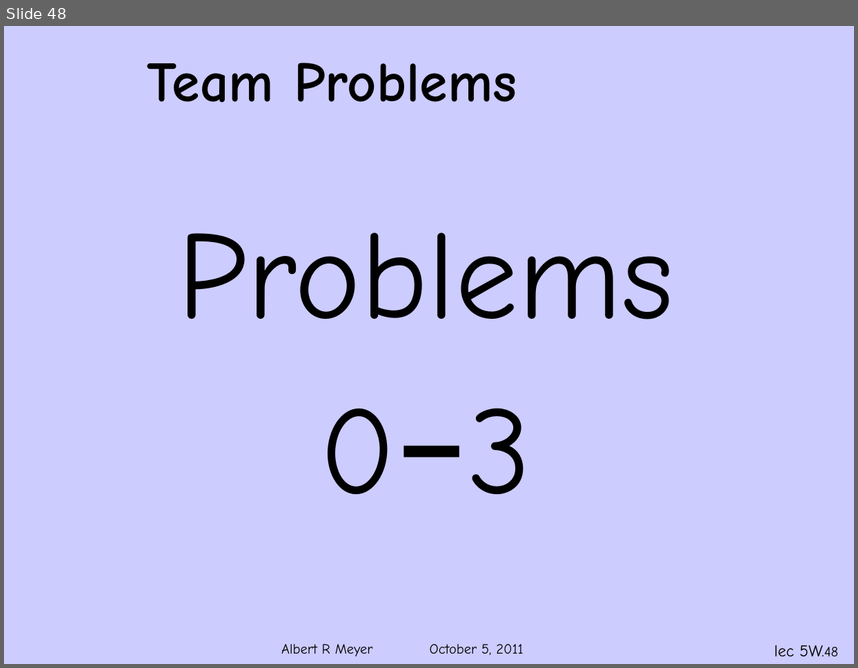
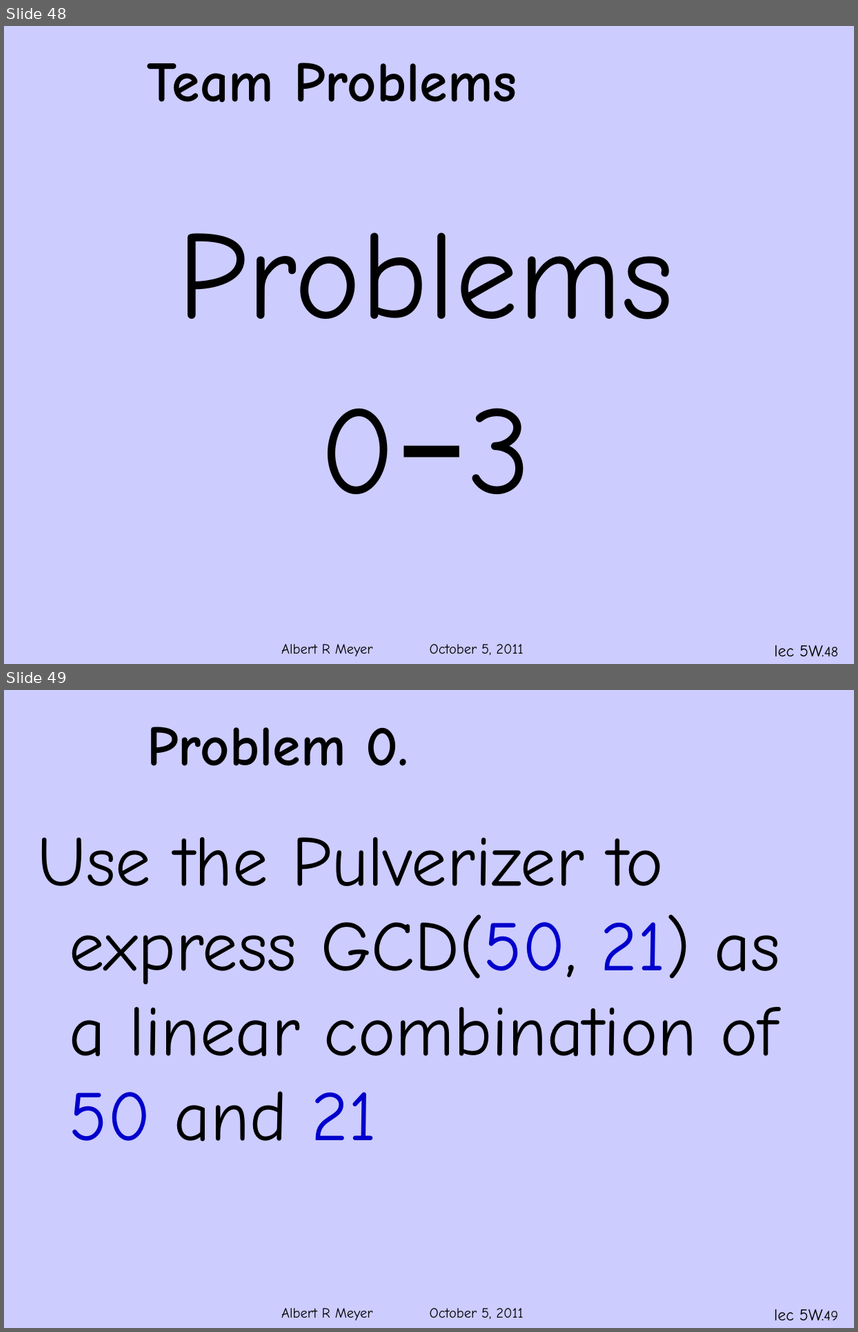
Before and after one commit to armeyer/mcs_web, a slide deck: fall11/slidesF11/slides5w.pptx. Shown one above the other, each under a label of ours: slide 48 before the commit, slides 48 and 49 after it. The pictures are 858x668 and 858x1332 pixels, drawn with LibreOffice and Linux fonts; fonts in the diff are those of the drawing; background and template pictures are left out. Boxes give left, top, right and bottom in pixels: in the first picture for what was removed or moved away, otherwise in the second. Text is boxed around its words. In the diff, an @@ line names an element or a change of style, - is before the commit and + after.

Commit message:
slides5w

```diff
--- a/fall11/slidesF11/slides5w.pptx
+++ b/fall11/slidesF11/slides5w.pptx
@@ slide 49 added at [4, 690, 854, 1328], background #CCCCFF; not listed: 1 template element that a slide beside it also shows @@
@@ title added at [147, 727, 409, 766], 48 pt, text #000000, bold @@
+Problem 0.
@@ text added at [37, 837, 780, 1141], 60 pt, text #000000 @@
+Use the Pulverizer to express GCD(50, 21) as a linear combination of 50 and 21
@@ page number added at [774, 1308, 838, 1320], 14 pt, text #000000 @@
+lec 5W.49
```
